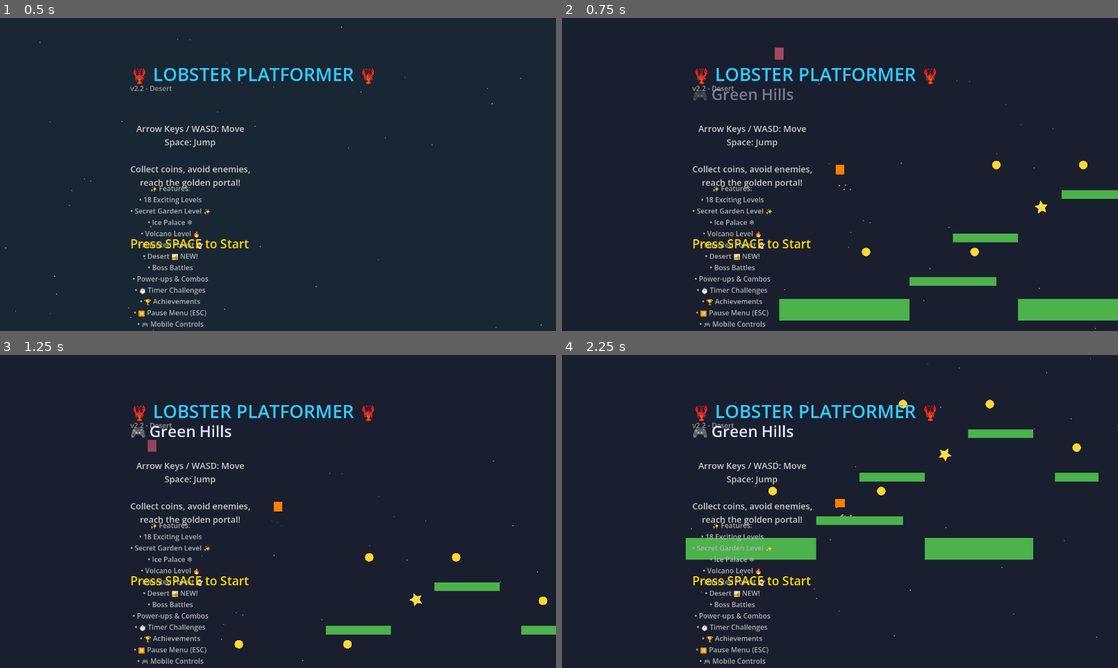
Above: before the commit, frames 1-4 (two rows, left to right).
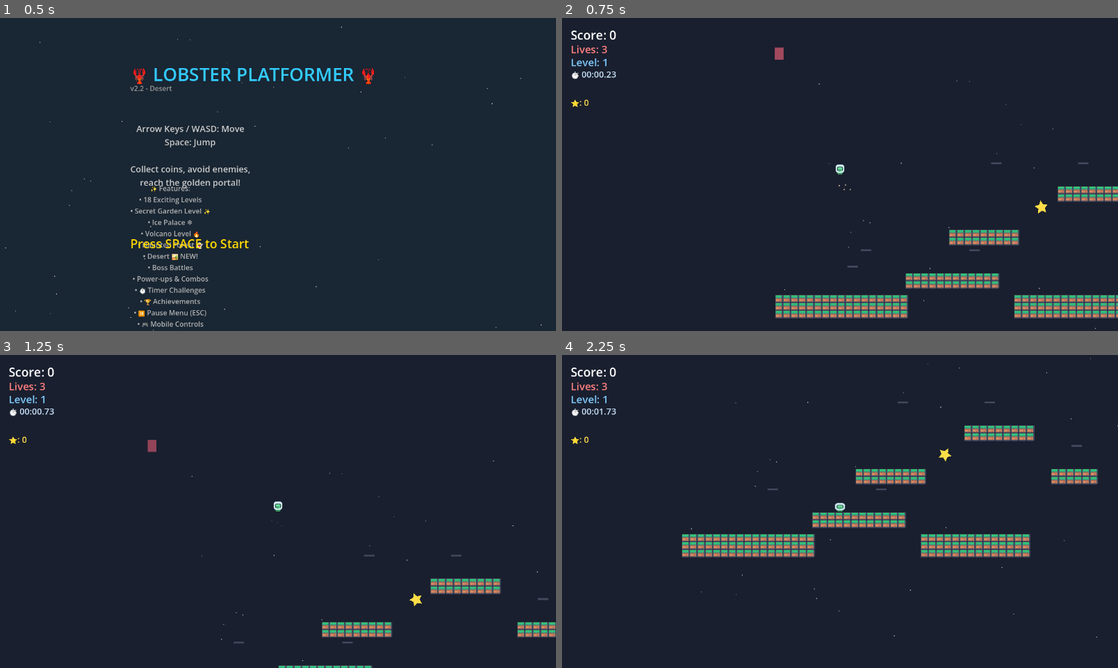
Above: after the commit, the same moments.

Repository: LungTakumi/ClawPlatformer
Game: Godot game, scene res://main.tscn
Two runs of this game, one before a commit and one after it. Both use one fixed random seed, a clock stepped at 60 frames per second and the inputs below.
Inputs (mouse positions are in pixels of both pictures, inside the frame that each line leads up to):
- Up to frame 1 (0.5 s): no input
- Up to frame 2 (0.75 s): tap Space (jump) at 0.5 s; move the mouse to (962, 158) at 0.52 s; hold Right (move_right) from 0.53 s (still down); tap B at 0.6 s; click (962, 158) at 0.67 s
- Up to frame 3 (1.25 s): keep holding Right (move_right); tap Space (jump) at 0.77 s
- Up to frame 4 (2.25 s): release Right (move_right) at 1.25 s; tap Space (jump) at 1.25, 2 s; drag from (728, 527) to (906, 642) at 1.27 s; move the mouse to (895, 442) at 2.02 s; hold Right (move_right) from 2.03 s (still down); tap E at 2.1 s

Frame 1 is identical in both runs. In frame 2, 9.3% of the frame differs, in the area x 1-100%, y 4-99%; in frame 3, 5.6%; in frame 4, 9.8%, in the area x 1-97%, y 4-99%.
Error before the commit: Invalid assignment of property or key 'color' with value of type 'Color' on a base object of type 'Sprite2D'. (res://main.gd:1153)
Error after the commit: Invalid access to property or key 'released' on a base object of type 'Button'. (res://main.gd:1325)

Commit message:
fix: Use tiled sprites instead of stretched for platforms

Diff:
--- a/main.gd
+++ b/main.gd
@@ -46,6 +46,7 @@
 	screen_shake = amount
 
 # Kenney assets - sprite sheets
+var char_tilesheet: Texture2D
 var tile_tilesheet: Texture2D
 var bg_tilesheet: Texture2D
 
@@ -55,7 +56,7 @@
 
 func _ready():
 	add_to_group("game")
-	# Simple game - no external assets needed
+	load_kenney_assets()
 	load_high_score()  # 💾 Load saved high score
 	load_achievements()  # 🏆 Load achievements
 	RenderingServer.set_default_clear_color(Color(0.1, 0.15, 0.2))
@@ -67,6 +68,11 @@
 	audio_manager.set_script(load("res://audio_manager.gd"))
 	audio_manager.name = "AudioManager"
 	add_child(audio_manager)
+
+func load_kenney_assets():
+	# Use Godot's built-in resource loader (works in exports)
+	char_tilesheet = load("res://sprites/tilemap-characters_packed.png")
+	tile_tilesheet = load("res://sprites/tilemap_packed.png")
 
 # 💾 High score persistence
 func load_high_score():
@@ -974,14 +980,13 @@
 	setup_mobile_controls()
 
 func create_player_visual(p):
-	# Simple colored square for player
-	var sprite = Polygon2D.new()
-	var points = PackedVector2Array([
-		Vector2(-10, -22), Vector2(10, -22), Vector2(10, 0), Vector2(-10, 0)
-	])
-	sprite.polygon = points
-	sprite.color = Color(1, 0.5, 0)  # Orange player
-	sprite.name = "Visual"
+	# Use Kenney player sprite (tile 0 in characters sheet)
+	var sprite = Sprite2D.new()
+	sprite.name = "Visual"  # Named for animation functions
+	sprite.texture = char_tilesheet
+	sprite.region_enabled = true
+	sprite.region_rect = Rect2(0, 0, 24, 24)  # First tile
+	sprite.position = Vector2(0, -12)  # Center on player
 	p.add_child(sprite)
 
 	# Collision - adjust to sit properly on platforms
@@ -1010,29 +1015,45 @@
 		# For moving platforms, offset by half size to align properly
 		platform.position = Vector2(x + w/2, y + h/2)
 
-	# Simple colored rectangle for platform
-	var platform_sprite = Polygon2D.new()
-	var color = Color(0.3, 0.7, 0.3)  # Green grass color
-	if current_level >= 4:
-		color = Color(0.5, 0.5, 0.5)  # Gray stone
-	if current_level >= 13:
-		color = Color(0.2, 0.8, 0.8)  # Ice
-	if current_level >= 15:
-		color = Color(0.8, 0.3, 0.1)  # Volcano
-	# Create rectangle polygon
-	var points = PackedVector2Array([
-		Vector2(0, 0), Vector2(w, 0), Vector2(w, h), Vector2(0, h)
-	])
-	platform_sprite.polygon = points
-	platform_sprite.color = color
-	platform.add_child(platform_sprite)
-
-	# Collision - position depends on platform type
+	# Use Kenney tile sprites for platforms
+	# Different tiles for different level themes
+	var tile_indices = [
+		0,   # Grass/green
+		6,   # Stone/gray
+		12,  # Brown/wood
+		18,  # Dark
+		24,  # More grass
+		30,  # Stone variant
+		36,  # Cave
+		42   # Rainbow
+	]
+	var tile_idx = tile_indices[current_level % tile_indices.size()]
+
+	# Calculate tile position in spritesheet
+	var tiles_per_row = 20  # From tilesheet info
+	var tile_x = (tile_idx % tiles_per_row) * 19 + 1  # 18px + 1px gap
+	var tile_y = (tile_idx / tiles_per_row) * 19 + 1
+
+	# Create tiles to fill the platform (not stretched)
+	var tile_size = 18
+	var tiles_x = int(ceil(w / float(tile_size)))
+	var tiles_y = int(ceil(h / float(tile_size)))
+
+	for ty in range(tiles_y):
+		for tx in range(tiles_x):
+			var tile = Sprite2D.new()
+			tile.texture = tile_tilesheet
+			tile.region_enabled = true
+			tile.region_rect = Rect2(tile_x, tile_y, tile_size, tile_size)
+			# Position each tile
+			tile.position = Vector2(tx * tile_size, ty * tile_size)
+			platform.add_child(tile)
+
+	# Collision - single shape for the whole platform
 	var collision = CollisionShape2D.new()
 	var rect = RectangleShape2D.new()
 	rect.size = Vector2(w, h)
 	collision.shape = rect
-	# All platforms: position (0,0) relative to node position
 	collision.position = Vector2(0, 0)
 	platform.add_child(collision)
 
@@ -1049,22 +1070,20 @@
 	coin.position = Vector2(x, y)
 	coin.script = load("res://coin.gd")
 
-	# Simple yellow circle for coin
-	var sprite = Polygon2D.new()
-	var points = PackedVector2Array()
-	var radius = 10
-	for i in range(12):
-		var angle = i * TAU / 12
-		points.append(Vector2(cos(angle) * radius, sin(angle) * radius - 8))
-	sprite.polygon = points
-	sprite.color = Color(1, 0.85, 0.2)  # Gold color
+	# Use Kenney coin sprite (tile 18 in characters sheet = yellow/orange)
+	var sprite = Sprite2D.new()
+	sprite.texture = char_tilesheet
+	sprite.region_enabled = true
+	# Tile 18 is the coin in characters sheet
+	sprite.region_rect = Rect2(18 * 25, 0, 24, 24)  # 24px + 1px gap
+	sprite.position = Vector2(0, -12)
 	coin.add_child(sprite)
 
 	var col = CollisionShape2D.new()
 	var circle = CircleShape2D.new()
-	circle.radius = 10
+	circle.radius = 12
 	col.shape = circle
-	col.position = Vector2(0, -8)
+	col.position = Vector2(0, -12)  # Match sprite position
 	coin.add_child(col)
 
 	add_child(coin)
@@ -1120,11 +1139,11 @@
 		# Use Kenney bat/flying monster sprite (tile 12-14 in characters sheet)
 		var sprite = Sprite2D.new()
 		sprite.name = "Visual"
-		sprite.color = Color(0.8, 0.2, 0.2)
-		# Simple colored rect
+		sprite.texture = char_tilesheet
+		sprite.region_enabled = true
 		# Bat/flying enemy is around tile 12-14
-		# Simple shape
-		# Position
+		sprite.region_rect = Rect2(12 * 25, 0, 24, 24)
+		sprite.position = Vector2(0, -12)
 		enemy.add_child(sprite)
 
 		# Collision
@@ -1150,11 +1169,11 @@
 		# Use Kenney enemy/monster sprite (tile 9-11 in characters sheet)
 		var sprite = Sprite2D.new()
 		sprite.name = "Visual"  # Named for animation functions
-		sprite.color = Color(0.8, 0.2, 0.2)
-		# Simple colored rect
+		sprite.texture = char_tilesheet
+		sprite.region_enabled = true
 		# Monster/enemy is around tile 9-12 in characters sheet
-		# Simple shape
-		# Position
+		sprite.region_rect = Rect2(9 * 25, 0, 24, 24)
+		sprite.position = Vector2(0, -12)
 		enemy.add_child(sprite)
 
 		# Collision
@@ -1206,11 +1225,11 @@
 
 	# Use Kenney portal/door sprite (tile 21-22 in characters sheet)
 	var sprite = Sprite2D.new()
-	sprite.color = Color(0.8, 0.2, 0.2)
-	# Simple colored rect
+	sprite.texture = char_tilesheet
+	sprite.region_enabled = true
 	# Portal/door is around tile 21-23
-	# Simple shape
-	# Position
+	sprite.region_rect = Rect2(21 * 25, 0, 24, 24)
+	sprite.position = Vector2(0, -12)
 	goal.add_child(sprite)
 
 	var col = CollisionShape2D.new()
